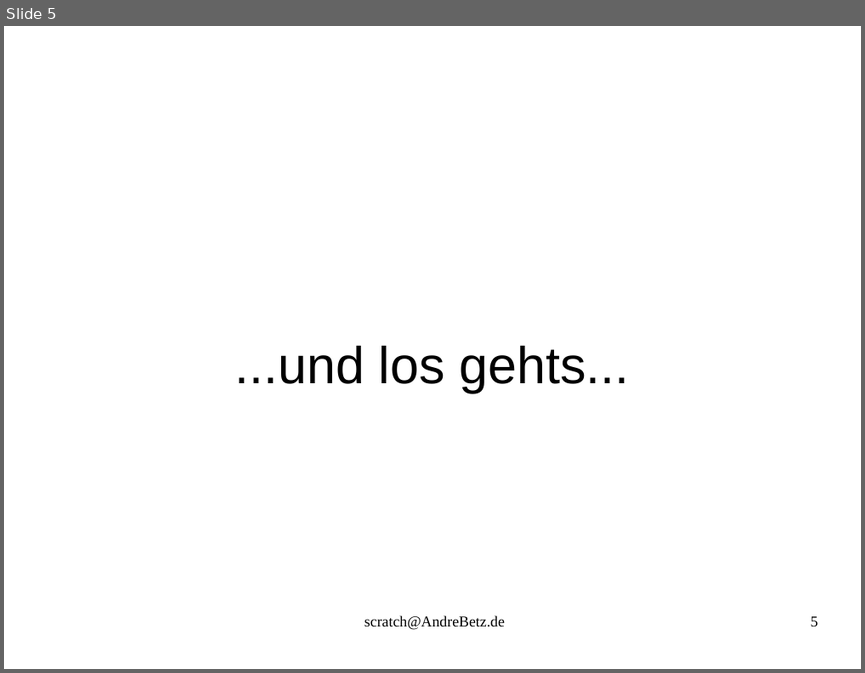
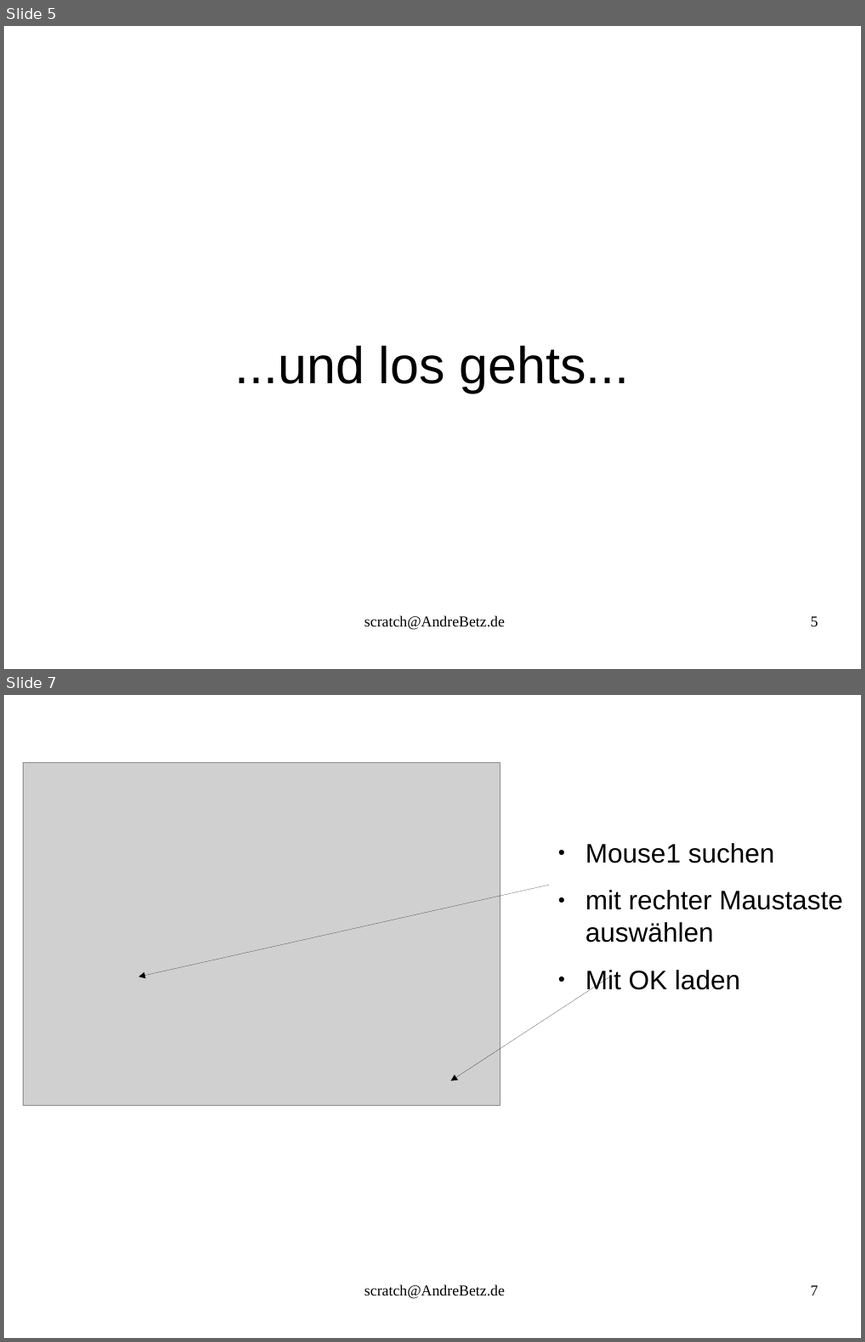
Before and after one commit to sky4walk/documents, a slide deck: ProgrammierkursScratchSpiel.odp. Shown one above the other, each under a label of ours: slide 5 before the commit, slides 5 and 7 after it; the slides between them are not shown. The pictures are 865x673 and 865x1342 pixels, drawn with LibreOffice and Linux fonts; fonts in the diff are those of the drawing; grey boxes stand for pictures. Boxes give left, top, right and bottom in pixels: in the first picture for what was removed or moved away, otherwise in the second. Text is boxed around its words. In the diff, an @@ line names an element or a change of style, - is before the commit and + after.

```diff
--- a/ProgrammierkursScratchSpiel.odp
+++ b/ProgrammierkursScratchSpiel.odp
@@ slide 7 added at [4,695,861,1338], background #FFFFFF @@
@@ picture added at [23,763,500,1106] @@
@@ text added at [585,843,842,993], 24.8 pt, text #000000 @@
+● Mouse1 suchen
+● mit rechter Maustaste auswählen
+● Mit OK laden
@@ arrow added from (549, 885) to (138, 976), #000000 0 pt @@
@@ arrow added from (610, 976) to (451, 1081), #000000 0 pt @@
@@ text added at [364,1284,505,1299], 14 pt, text #000000 @@
+scratch@AndreBetz.de
@@ page number added at [811,1285,818,1295], 14 pt, text #000000 @@
+7
```
Also in this commit, not shown: 1 slide changed, 2 other slides added.
